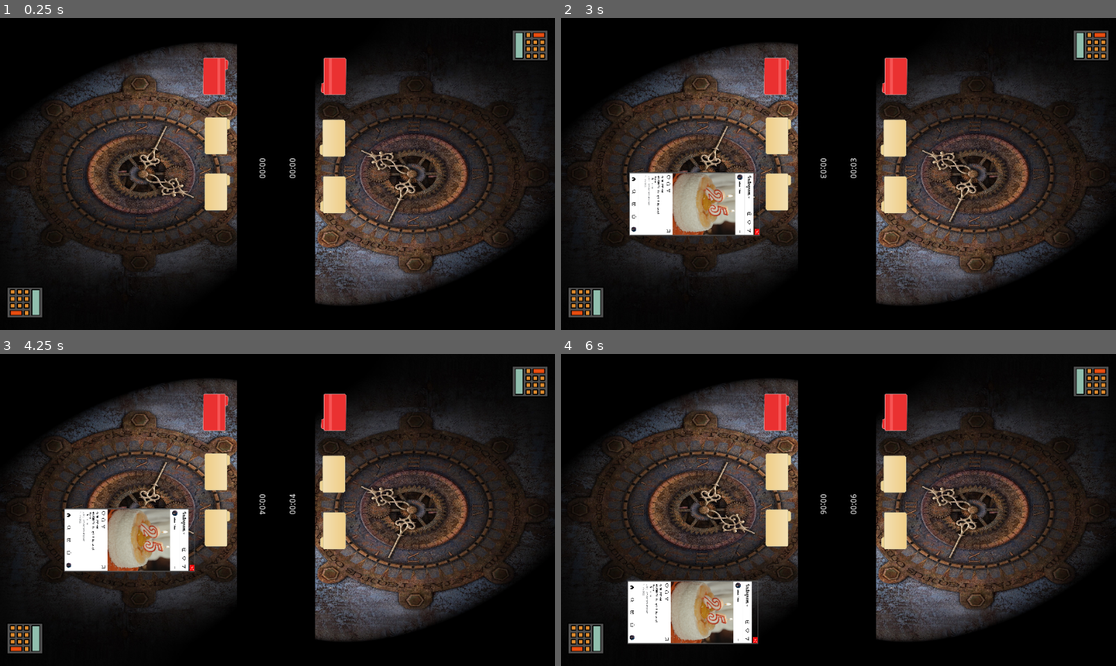
Above: before the commit, frames 1-4 (two rows, left to right).
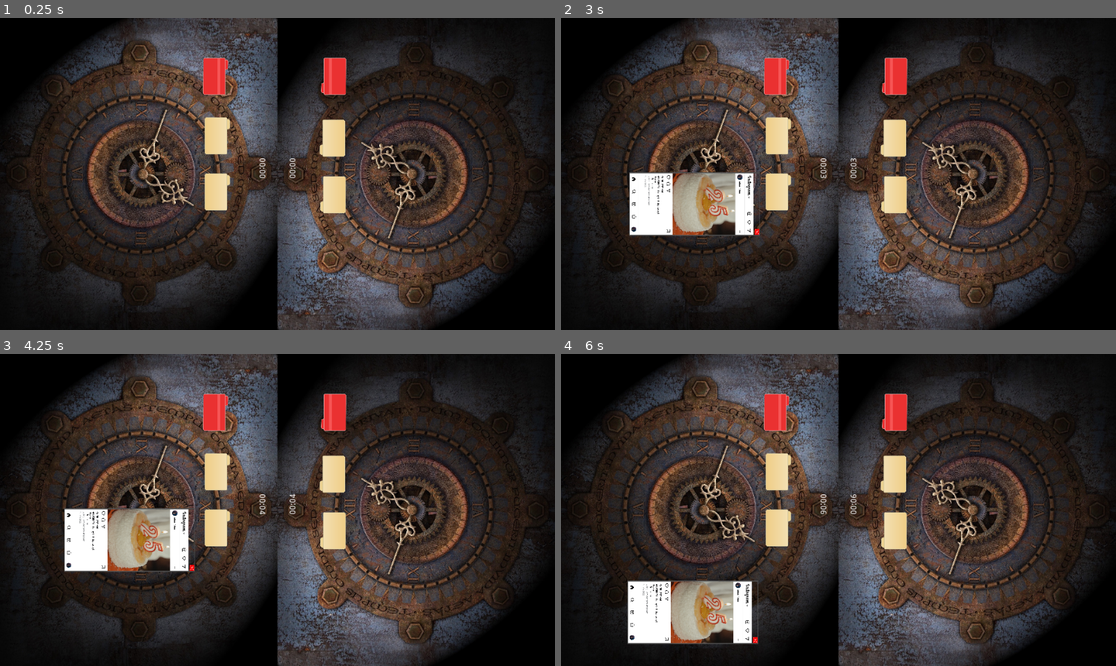
Above: after the commit, the same moments.

Repository: phil0605/Godot-Prototype
Game: Godot game, scene res://scenes/Tutorial.tscn
Same seed, same stepped clock (60 frames per second), same inputs: the game is played once before the commit and once after it.
Inputs (mouse positions are in pixels of both pictures, inside the frame that each line leads up to):
- Up to frame 1 (0.25 s): no input
- Up to frame 2 (3 s): click (1093, 46) at 0.52 s; click (1093, 46) at 1.27 s; click (1093, 46) at 2.02 s; tap Enter at 2.75 s; move the mouse to (777, 192) at 2.77 s; click (777, 192) at 2.85 s
- Up to frame 3 (4.25 s): tap Space at 3.5 s; move the mouse to (127, 541) at 3.52 s; click (127, 541) at 3.6 s
- Up to frame 4 (6 s): tap Enter at 4.25, 5.75 s; move the mouse to (749, 569) at 4.27 s; click (749, 569) at 4.35 s; tap Space at 5 s; move the mouse to (777, 472) at 5.02 s; click (777, 472) at 5.1 s; move the mouse to (694, 612) at 5.77 s; click (694, 612) at 5.85 s

The runs differ from the first frame. In frame 1, 43% of the frame differs, in the area x 1-99%, y 0-100%; in frame 2, 41%; in frame 3, 41%; in frame 4, 41%.

Commit message:
kleine Tutorial Anpassung
Timer stoppt wenn Level gelöst,
Grenzen für Drag and Drop unsichtbar gemacht

Diff:
--- a/scenes/Tutorial.tscn
+++ b/scenes/Tutorial.tscn
@@ -1,16 +1,12 @@
-[gd_scene load_steps=12 format=2]
+[gd_scene load_steps=10 format=2]
 
 [ext_resource path="res://assets/background.jpg" type="Texture" id=1]
 [ext_resource path="res://assets/background Kopie.jpg" type="Texture" id=2]
 [ext_resource path="res://scenes/Ordner.tscn" type="PackedScene" id=3]
 [ext_resource path="res://scenes/Input_field.tscn" type="PackedScene" id=4]
 [ext_resource path="res://scenes/Ordner_rot.tscn" type="PackedScene" id=5]
-[ext_resource path="res://scenes/Taschenrechner_Icon.tscn" type="PackedScene" id=6]
 [ext_resource path="res://scenes/Tab_Insagram.tscn" type="PackedScene" id=7]
 [ext_resource path="res://scripts/Tutorial.gd" type="Script" id=8]
-
-[sub_resource type="StyleBoxFlat" id=1]
-bg_color = Color( 0, 0, 0, 1 )
 
 [sub_resource type="StyleBoxFlat" id=2]
 bg_color = Color( 1, 1, 1, 1 )
@@ -32,6 +28,7 @@
 mouse_default_cursor_shape = 2
 texture = ExtResource( 1 )
 expand = true
+stretch_mode = 7
 
 [node name="Ordner_Links_1" type="Node2D" parent="BackgroundLeft"]
 
@@ -67,19 +64,12 @@
 rotation = 1.5708
 scale = Vector2( 0.8, 0.8 )
 
-[node name="TR_links" parent="BackgroundLeft" instance=ExtResource( 6 )]
-margin_left = 75.0
-margin_top = 465.0
-margin_right = 1165.0
-margin_bottom = 1745.0
-rect_rotation = 90.0
-
 [node name="ColorRect" type="ColorRect" parent="BackgroundLeft"]
 margin_left = 410.0
 margin_top = -22.0
 margin_right = 532.0
 margin_bottom = 540.0
-color = Color( 0, 0, 0, 1 )
+color = Color( 0, 0, 0, 0 )
 
 [node name="BackgroundRight" type="TextureRect" parent="."]
 anchor_left = 0.5
@@ -89,6 +79,7 @@
 mouse_default_cursor_shape = 2
 texture = ExtResource( 2 )
 expand = true
+stretch_mode = 7
 
 [node name="Ordner_Rechts_1" type="Node2D" parent="BackgroundRight"]
 
@@ -124,20 +115,12 @@
 position = Vector2( -529, 121 )
 scale = Vector2( 0.8, 0.8 )
 
-[node name="TR_rechts" parent="BackgroundRight" instance=ExtResource( 6 )]
-margin_left = 405.0
-margin_top = 75.0
-margin_right = 1495.0
-margin_bottom = 1355.0
-rect_rotation = -90.0
-expand = true
-
 [node name="ColorRect" type="ColorRect" parent="BackgroundRight"]
 margin_left = -63.0
 margin_top = -2.0
 margin_right = 65.0
 margin_bottom = 560.0
-color = Color( 0, 0, 0, 1 )
+color = Color( 0, 0, 0, 0 )
 
 [node name="TimeLabelLeft" type="Label" parent="."]
 anchor_left = 0.5
@@ -150,7 +133,6 @@
 margin_bottom = -16.0
 rect_rotation = 90.0
 custom_colors/font_color = Color( 1, 1, 1, 1 )
-custom_styles/normal = SubResource( 1 )
 text = "00:00"
 align = 1
 valign = 1
--- a/scripts/Input_field.gd
+++ b/scripts/Input_field.gd
@@ -35,6 +35,7 @@
 		$Trials.clear()
 		var message = "Ihr habt das Level geschafft"
 		tutorial_node.setCongratMessage(message)
+		tutorial_node.stopTime()
 
 	else:
 		$Trials.clear()
@@ -52,7 +53,7 @@
 			$Trials.add_text("Die Lösung versteckt sich in einem Instagrampost, der sein Geburtsdatum als Passwort benutzt")
 
 		if(trials == 0):
-			password = solution
+			#password = solution
 			time += 50
 			tutorial_node.setTime(time)
 			$TrialTimer.stop()
@@ -76,6 +77,10 @@
 			$Trials.add_text("Enter")
 			$Trials.push_color(Color.red)
 			$Trials.add_text(" um fortzufahren")
+
+			var tab = $ColorRect.get_parent()
+			tab.visible = false
+			trials = 3
 
 		trials = trials - 1
 
@@ -115,18 +120,9 @@
 	password = password + "9"
 
 
-func _on_Tutorial_ready():
-	_on_Minimize_pressed()
+#func _on_Tutorial_ready():
+	#_on_Minimize_pressed()
 
-
-func _on_TR_links_pressed():
-	show()
-	var children = $ColorRect.get_children()
-	for child in children.size():
-		$ColorRect.get_child(child).show()
-
-func _on_TR_rechts_pressed():
-	_on_TR_links_pressed()
 
 func make_visible():
 	var tab = $ColorRect.get_parent()
--- a/scripts/Tutorial.gd
+++ b/scripts/Tutorial.gd
@@ -7,6 +7,7 @@
 var time
 var insta_password = "17051997"
 var congrat_message = ""
+var solved = false
 
 # Called when the node enters the scene tree for the first time.
 func _ready():
@@ -18,7 +19,8 @@
 
 # Called every frame. 'delta' is the elapsed time since the previous frame.
 func _process(delta):
-	time = time + delta
+	if (!solved):
+		time = time + delta
 
 	var seconds:float = fmod(time , 60.0)
 	var minutes:int   = int(time / 60.0) % 60
@@ -40,6 +42,9 @@
 func getTime():
 	return time
 
+func stopTime():
+	solved = true
+
 func setCongratMessage(new_congrat_message):
 	congrat_message = new_congrat_message
 	$CongratulationLabelLeft.show()
Not shown, added: assets/background Kopie.jpg.import
Not shown, changed: assets/background.jpg.import
Binary file removed: assets/icon-taschenrechner.png
Not shown, added: .DS_Store
Not shown, added: assets/.DS_Store
